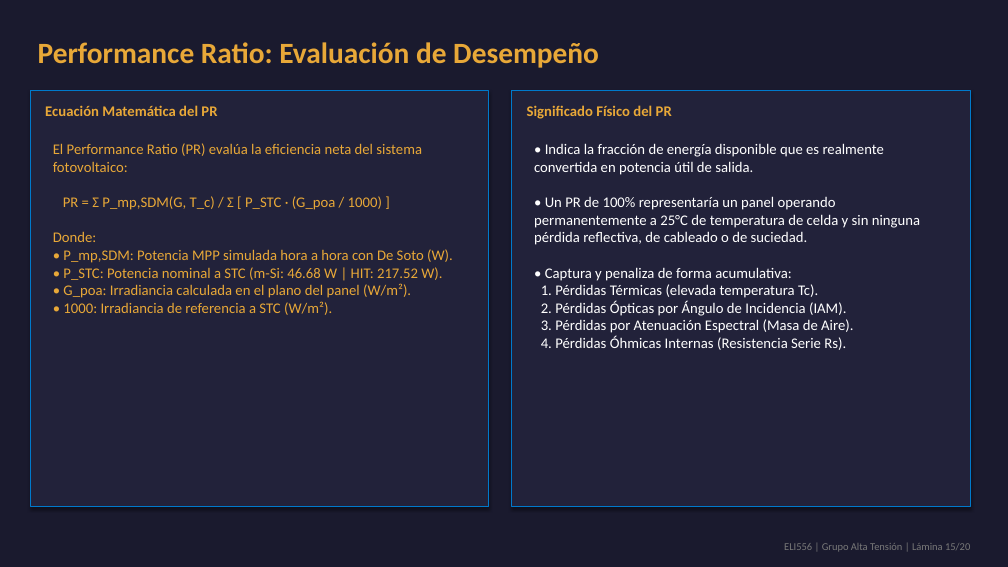
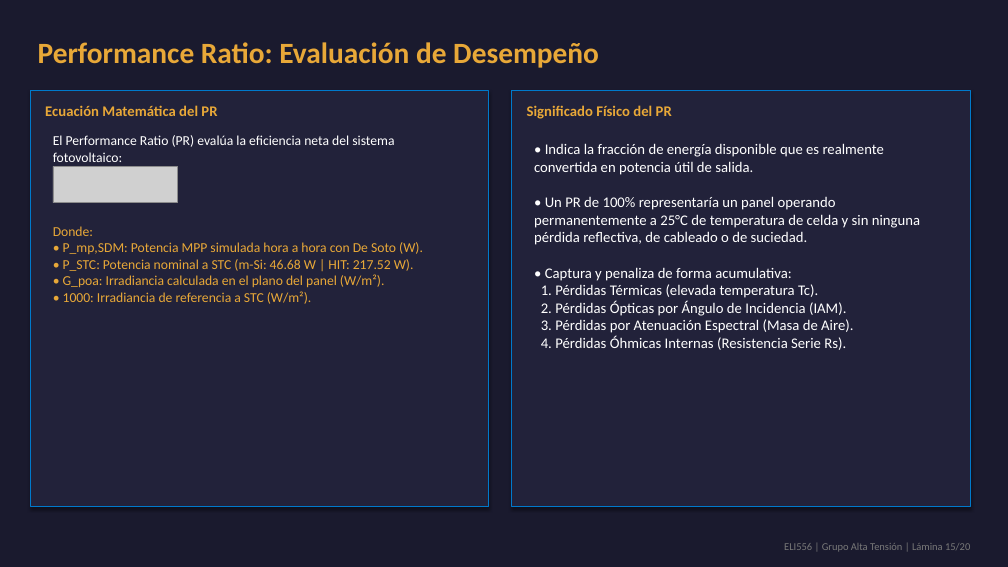
Before and after one commit to theChosen16/t2-paneles, a slide deck: slide 15 of output/Presentacion_Final_ELI556_Atacama.pptx. Drawn at 1008x567 pixels with LibreOffice and Linux fonts; fonts in the diff are those of the drawing; grey boxes stand for pictures. Boxes give left, top, right and bottom in pixels: in the first picture for what was removed or moved away, otherwise in the second. Text is boxed around its words. In the diff, an @@ line names an element or a change of style, - is before the commit and + after.

```diff
--- a/output/Presentacion_Final_ELI556_Atacama.pptx
+++ b/output/Presentacion_Final_ELI556_Atacama.pptx
@@ text added at [53, 135, 394, 162], 13 pt, text #FFFFFF @@
+El Performance Ratio (PR) evalúa la eficiencia neta del sistema fotovoltaico:
@@ picture added at [53, 166, 178, 203] @@
@@ text at [53, 226, 423, 304]: text changed; size 14 to 13 pt @@
-El Performance Ratio (PR) evalúa la eficiencia neta del sistema fotovoltaico:
-PR = Σ P_mp,SDM(G, T_c) / Σ [ P_STC · (G_poa / 1000) ]
-Donde:
-• P_mp,SDM: Potencia MPP simulada hora a hora con De Soto (W).
-• P_STC: Potencia nominal a STC (m-Si: 46.68 W | HIT: 217.52 W).
-• G_poa: Irradiancia calculada en el plano del panel (W/m²).
-• 1000: Irradiancia de referencia a STC (W/m²).
+Donde:
+• P_mp,SDM: Potencia MPP simulada hora a hora con De Soto (W).
+• P_STC: Potencia nominal a STC (m-Si: 46.68 W | HIT: 217.52 W).
+• G_poa: Irradiancia calculada en el plano del panel (W/m²).
+• 1000: Irradiancia de referencia a STC (W/m²).
```
Also in this commit, not shown: 6 other slides changed, 9 other files.
